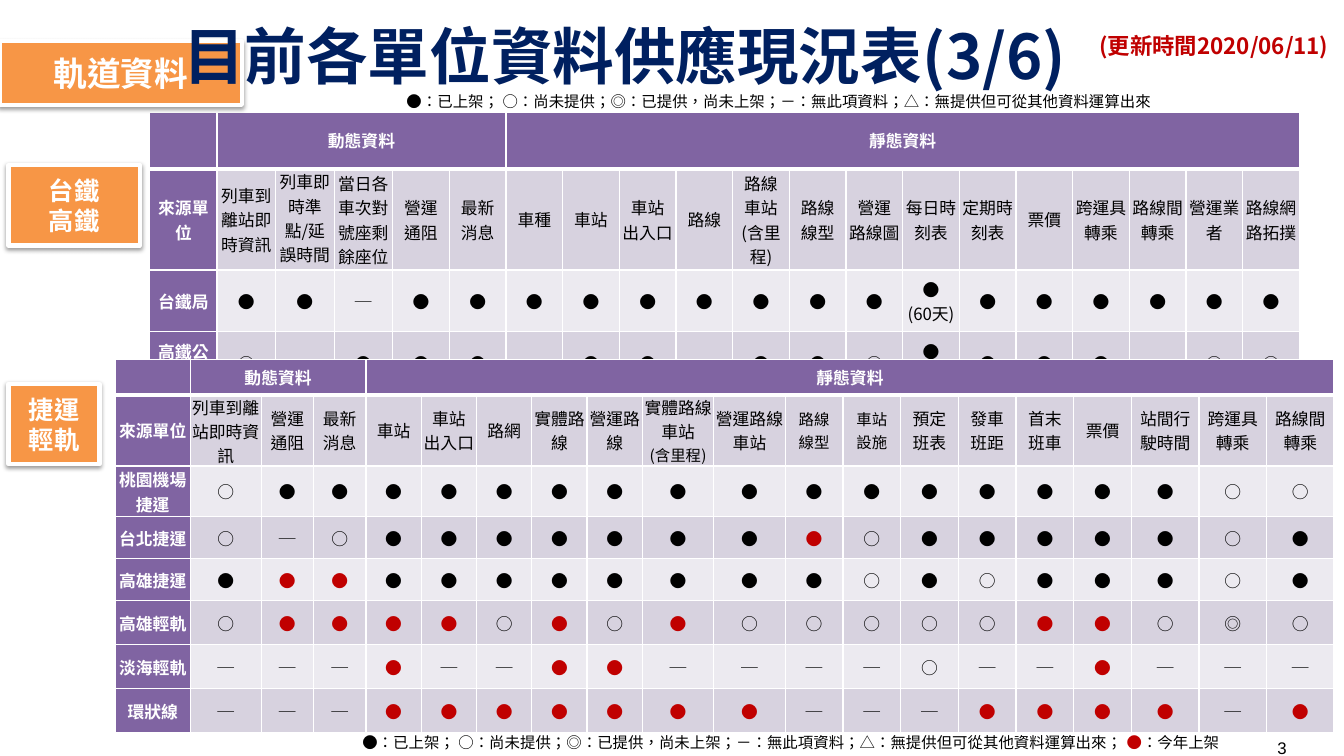
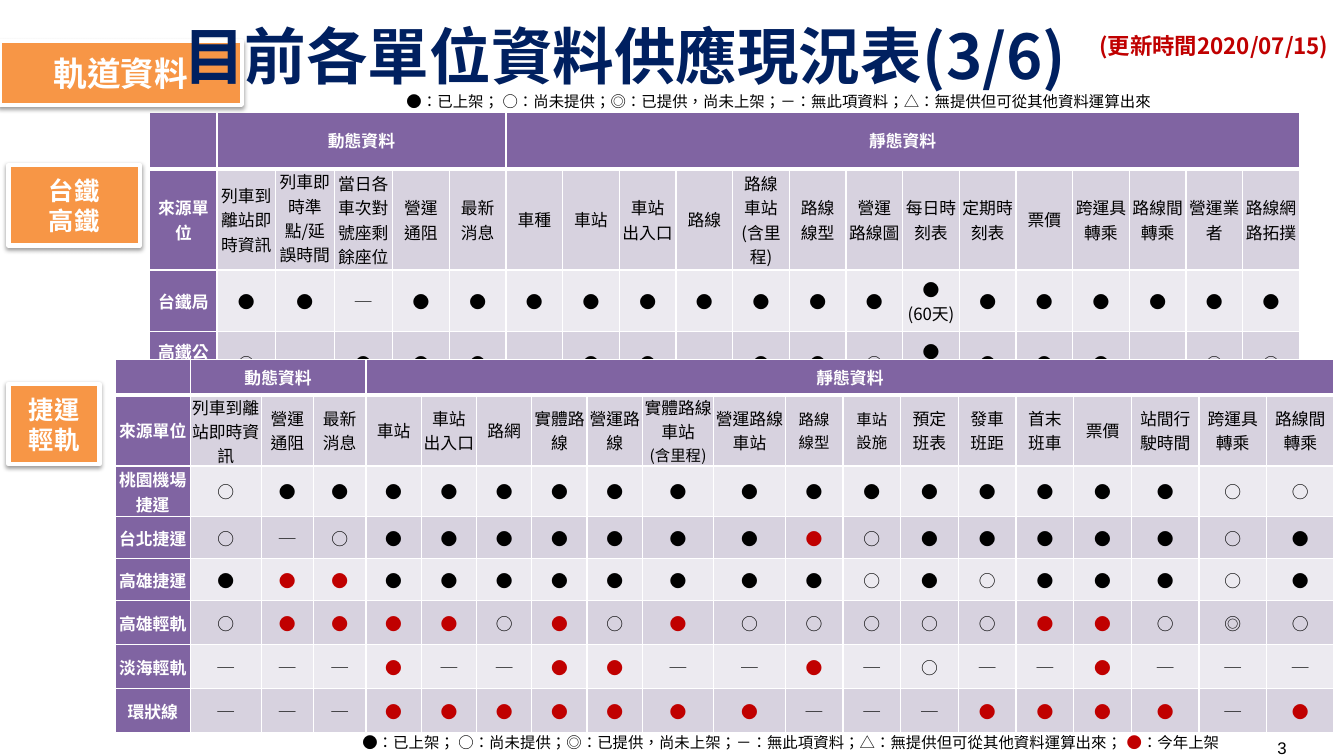
Before and after one commit to ptxmotc/data-provide-status, a slide deck: slide 3 of 各單位資料供應現況表.pptx. Drawn at 1344x756 pixels with LibreOffice and Linux fonts; fonts in the diff are those of the drawing; background and template pictures are left out. Boxes give left, top, right and bottom in pixels: in the first picture for what was removed or moved away, otherwise in the second. Text is boxed around its words. In the diff, an @@ line names an element or a change of style, - is before the commit and + after.

```diff
--- a/各單位資料供應現況表.pptx
+++ b/各單位資料供應現況表.pptx
@@ text at (x1=1100, y1=35, x2=1329, y2=59): text changed @@
-(更新時間2020/06/11)
+(更新時間2020/07/15)
@@ table at (x1=115, y1=359, x2=1333, y2=733) @@
-row 7, column 12: ─
+row 7, column 12: ●
```
Also in this commit, not shown: 5 other slides changed, 1 other file.
